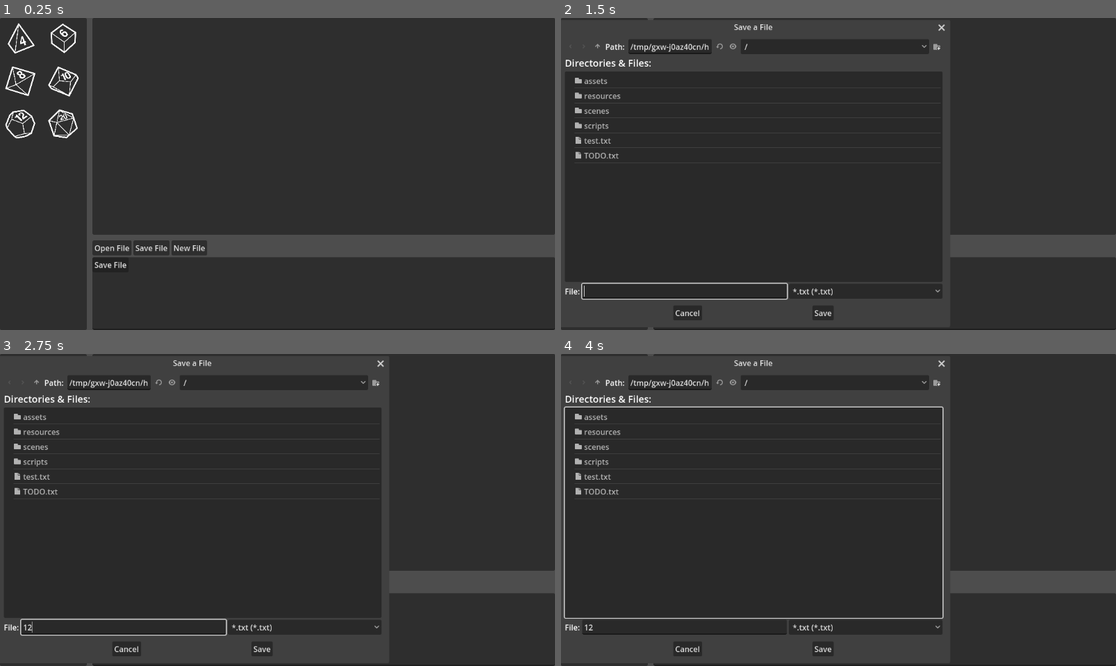
Above: before the commit, frames 1-4 (two rows, left to right).
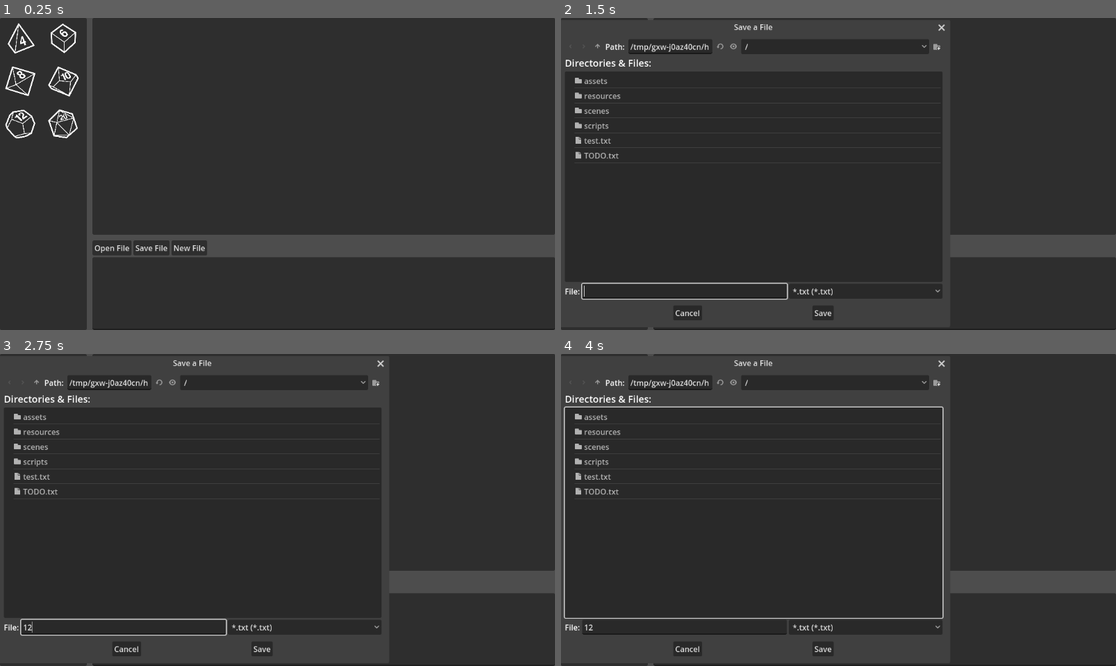
Above: after the commit, the same moments.

Repository: DauntlessStudio/Dnd-Helper
Game: Godot game, scene res://scenes/home_screen.tscn
Two runs of this game, one before a commit and one after it. Both use one fixed random seed, a clock stepped at 60 frames per second and the inputs below.
Inputs (mouse positions are in pixels of both pictures, inside the frame that each line leads up to):
- Up to frame 1 (0.25 s): no input
- Up to frame 2 (1.5 s): click (882, 292) at 0.52 s; type "Alex" at 0.6 s; click "Save File" at 1.25 s
- Up to frame 3 (2.75 s): click (122, 628) at 2.02 s; type "12" at 2.1 s
- Up to frame 4 (4 s): click "New File" at 2.75 s; click "New File" at 3.5 s

The runs differ from the first frame. In frame 1, less than 0.1% of the frame differs, in the area x 17-23%, y 78-81%; in frame 2, less than 0.1%; in frame 3, less than 0.1%; in frame 4, less than 0.1%.

Commit message:
Fixed Extra Button

Diff:
--- a/scenes/home_screen.tscn
+++ b/scenes/home_screen.tscn
@@ -138,13 +138,9 @@
 access = 2
 filters = PackedStringArray("*.txt")
 
-[node name="SaveButton" type="Button" parent="MainPanel/VSplitContainer/VBoxContainer/TextEdit"]
-text = "Save File"
-
 [connection signal="pressed" from="MainPanel/DiceBackground/DiceContainer/DiceResultButton" to="MainPanel/DiceBackground/DiceContainer/DiceResultButton" method="_on_pressed"]
 [connection signal="timeout" from="MainPanel/DiceBackground/DiceContainer/DiceResultButton/Timer" to="MainPanel/DiceBackground/DiceContainer/DiceResultButton" method="_hideRecentText"]
 [connection signal="pressed" from="MainPanel/VSplitContainer/VBoxContainer/HBoxContainer/OpenButton" to="MainPanel/VSplitContainer/VBoxContainer/TextEdit" method="_on_open_button_pressed"]
 [connection signal="pressed" from="MainPanel/VSplitContainer/VBoxContainer/HBoxContainer/SaveButton" to="MainPanel/VSplitContainer/VBoxContainer/TextEdit" method="_on_save_button_pressed"]
 [connection signal="pressed" from="MainPanel/VSplitContainer/VBoxContainer/HBoxContainer/NewButton" to="MainPanel/VSplitContainer/VBoxContainer/TextEdit" method="_on_new_button_pressed"]
 [connection signal="file_selected" from="MainPanel/VSplitContainer/VBoxContainer/TextEdit/FileDialog" to="MainPanel/VSplitContainer/VBoxContainer/TextEdit" method="_on_file_dialog_file_selected"]
-[connection signal="pressed" from="MainPanel/VSplitContainer/VBoxContainer/TextEdit/SaveButton" to="MainPanel/VSplitContainer/VBoxContainer/TextEdit" method="_on_save_button_pressed"]
